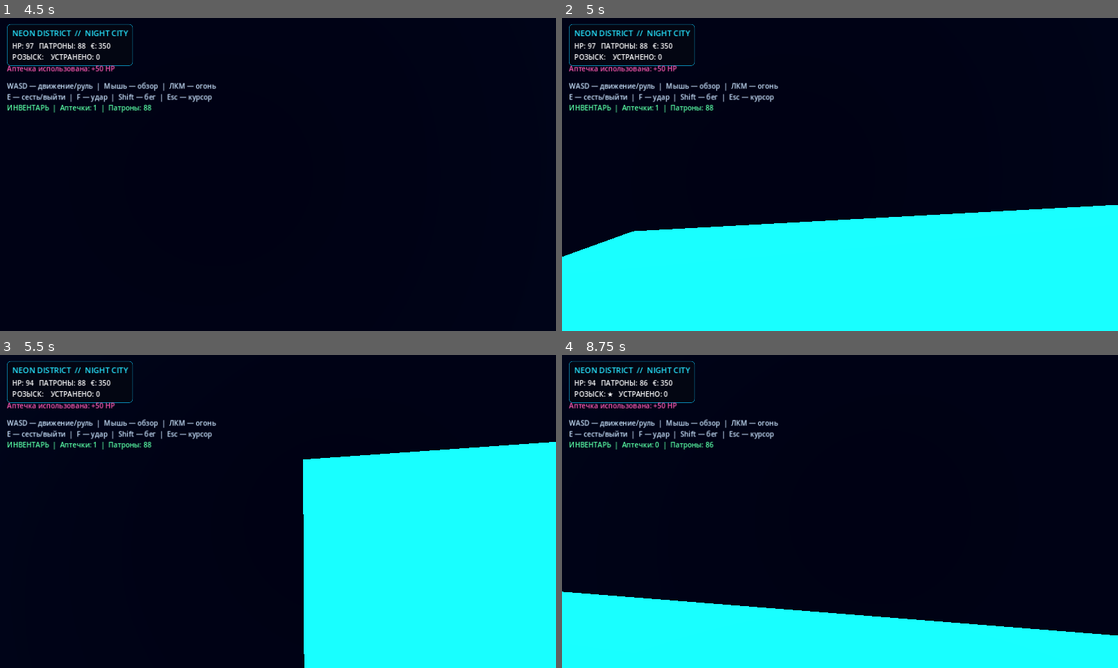
Above: before the commit, frames 1-4 (two rows, left to right).
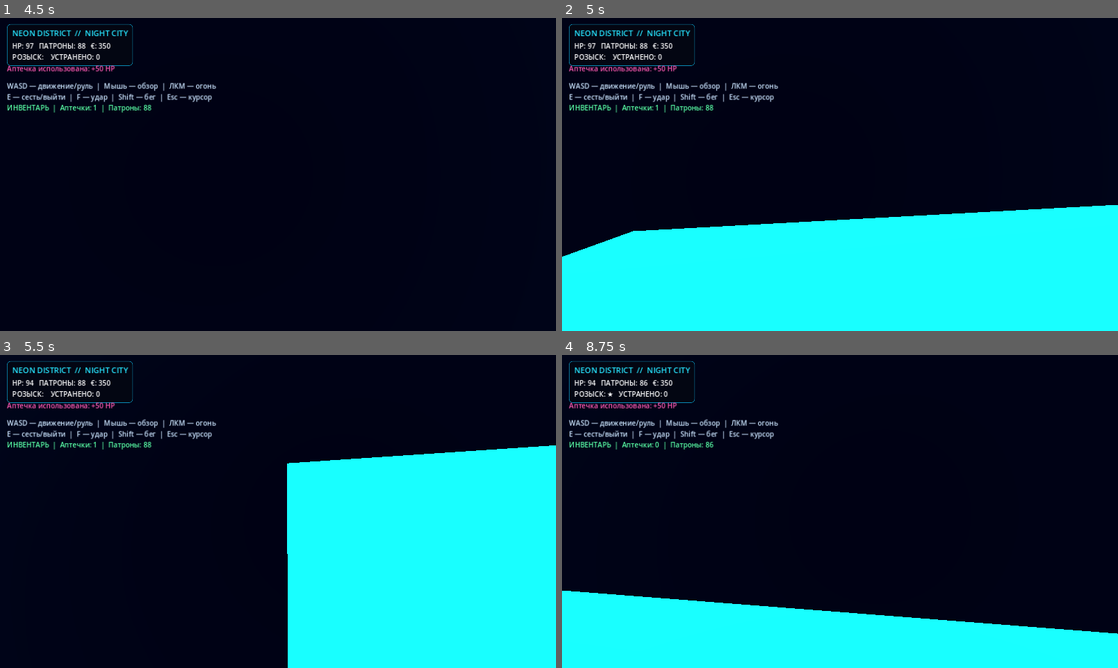
Above: after the commit, the same moments.

Repository: Samdi0/NeonDistrict3D
Game: Godot game, scene res://main.tscn
The game is run twice, just before and just after one commit, with the same random seed, the same clock (stepped at 60 frames per second) and the same inputs.
Inputs (mouse positions are in pixels of both pictures, inside the frame that each line leads up to):
- Up to frame 1 (4.5 s): click "НОВАЯ ИГРА" at 0.5 s; tap Enter at 1.25 s; move the mouse to (305, 174) at 1.27 s; hold W (move_forward) from 1.28 s (still down); tap E at 1.35 s; click (305, 174) at 1.42 s; tap Space (jump) at 1.52, 2.27, 3.77 s; move the mouse to (250, 174) at 2.02 s; tap I at 2.1 s; move the mouse to (289, 168) at 2.77 s; tap H at 2.85 s; move the mouse to (272, 180) at 3.52 s; tap F at 3.6 s; click (272, 180) at 3.67 s; move the mouse to (316, 177) at 4.27 s; tap V at 4.35 s
- Up to frame 2 (5 s): keep holding W (move_forward); tap Space (jump) at 4.52 s
- Up to frame 3 (5.5 s): keep holding W (move_forward); move the mouse to (233, 508) at 5.02 s; tap Shift at 5.1 s; tap Space (jump) at 5.27 s
- Up to frame 4 (8.75 s): move the mouse to (845, 511) at 5.77 s; tap E at 5.85 s; click (845, 511) at 5.92 s; move the mouse to (817, 505) at 6.52 s; release W (move_forward) at 6.53 s; hold D (move_right) 6.53-7.28 s; tap I at 6.6 s; tap Space (jump) at 6.77, 7.25, 7.52, 8.27 s; move the mouse to (867, 511) at 7.27 s; hold W (move_forward) from 7.28 s (still down); tap H at 7.35 s; move the mouse to (812, 511) at 8.02 s; tap F at 8.1 s; click (812, 511) at 8.17 s

Frame 1 is identical in both runs. In frame 2, less than 0.1% of the frame differs, in the area x 0-96%, y 60-77%; in frame 3, 2.4%, in the area x 51-100%, y 27-100%; in frame 4, 0.5%.

Commit message:
Fix duplicate player collider and complete solid building collision

Diff:
--- a/scripts/main.gd
+++ b/scripts/main.gd
@@ -62,6 +62,7 @@
     sun.light_energy = 0.28
     add_child(sun)
 
+    # A single continuous collision floor supports walking and driving across all streets.
     var floor_body := StaticBody3D.new()
     floor_body.position = Vector3(0, -0.6, 0)
     var floor_mesh := MeshInstance3D.new()
@@ -104,7 +105,8 @@
 func _create_building(center: Vector3, width: float, height: float, depth: float, base_color: Color, neon: Color) -> void:
     _add_solid_box(center + Vector3(0, height * 0.5, 0), Vector3(width, height, depth), base_color)
     # Roof cap, facade bands, illuminated windows and vertical neon signage.
-    _add_box(center + Vector3(0, height + 0.18, 0), Vector3(width + 0.7, 0.36, depth + 0.7), Color(0.025, 0.035, 0.08))
+    # Roof is a separate solid body so its overhang also blocks the player.
+    _add_solid_box(center + Vector3(0, height + 0.18, 0), Vector3(width + 0.7, 0.36, depth + 0.7), Color(0.025, 0.035, 0.08))
     for floor_index in range(1, int(height / 3.8)):
         var y := floor_index * 3.8
         _add_box(center + Vector3(0, y, depth * 0.5 + 0.035), Vector3(width * 0.88, 0.12, 0.07), neon, true)
